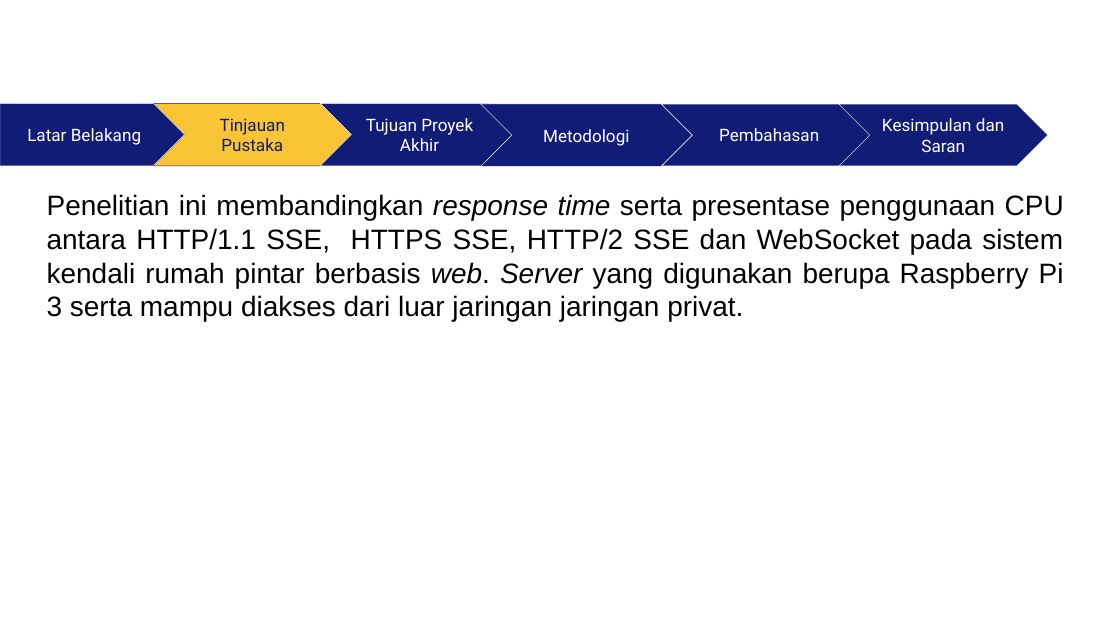
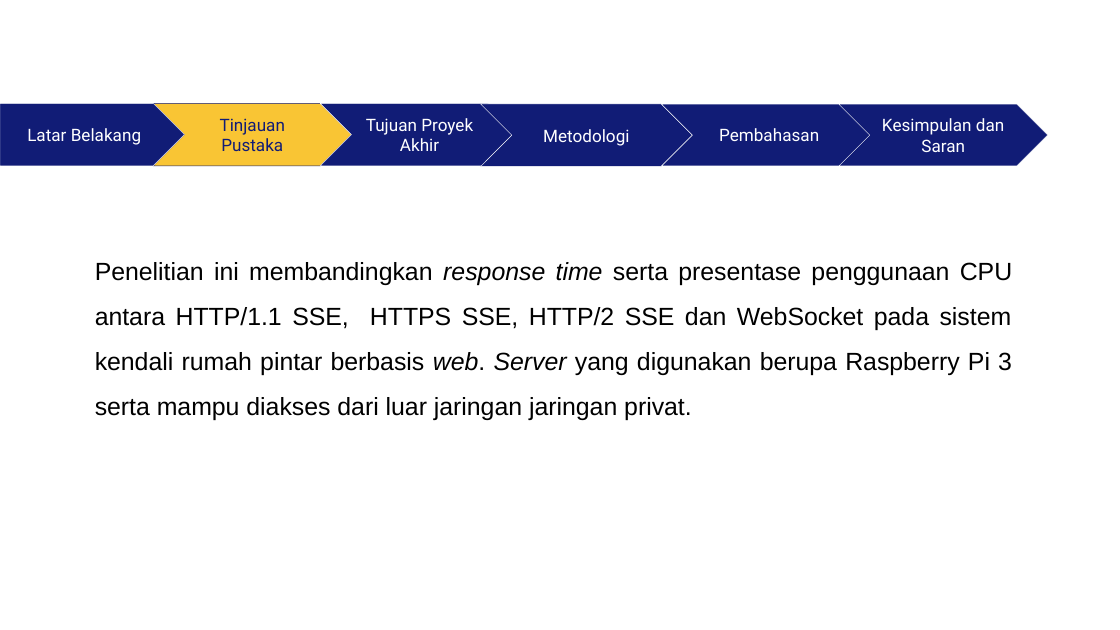
Before and after one commit to rusminto/ws_sse, a slide deck: slide 18 of berkas/ppt muham.pptx (slide 19 before the commit). Drawn at 1120x630 pixels with LibreOffice and Linux fonts; fonts in the diff are those of the drawing; background and template pictures are left out. Boxes give left, top, right and bottom in pixels: in the first picture for what was removed or moved away, otherwise in the second. Text is boxed around its words. In the diff, an @@ line names an element or a change of style, - is before the commit and + after.

```diff
--- a/berkas/ppt muham.pptx
+++ b/berkas/ppt muham.pptx
@@ text "Penelitian ini membandingkan response time ...": place and size @@
-text "Penelitian ini membandingkan response time ..." at <box>47,194,1064,321</box>
+text "Penelitian ini membandingkan response time ..." at <box>95,262,1012,420</box>
@@ text "Penelitian ini membandingkan response time ..." at <box>95,262,1012,420</box>: size 18 to 16 pt; line spacing 1 to 1.5 @@
```
Also in this commit, not shown: 1 other slide changed, 1 slide added, 1 slide removed, 3 other files.
